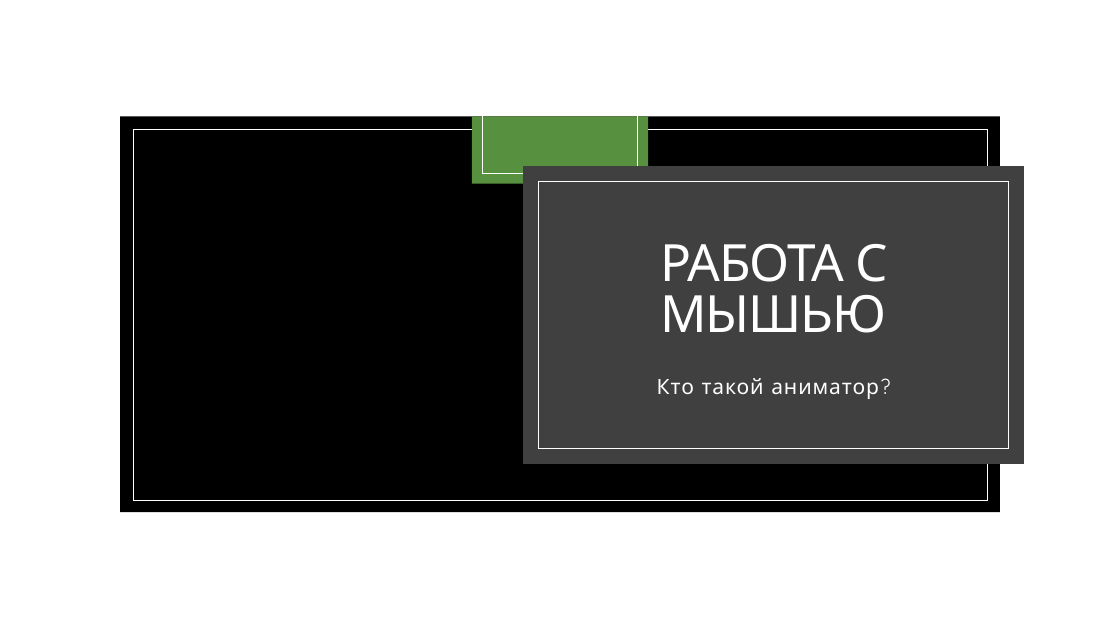
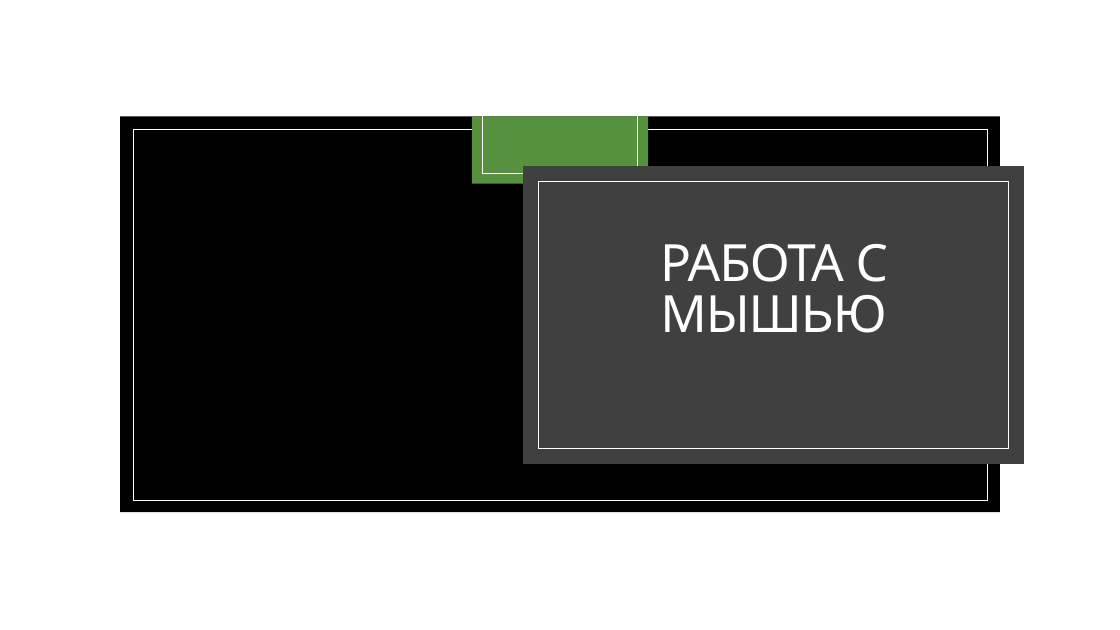
Before and after one commit to IriEfremova/LessonsCube, a slide deck: slide 1 of Unity/Lesson10/Mouse.pptx. Drawn at 1120x630 pixels with LibreOffice and Linux fonts; fonts in the diff are those of the drawing; background and template pictures are left out. Boxes give left, top, right and bottom in pixels: in the first picture for what was removed or moved away, otherwise in the second. Text is boxed around its words. In the diff, an @@ line names an element or a change of style, - is before the commit and + after.

```diff
--- a/Unity/Lesson10/Mouse.pptx
+++ b/Unity/Lesson10/Mouse.pptx
@@ subtitle removed at <box>657,378,879,399</box> @@
-Кто такой аниматор?
```
Also in this commit, not shown: 2 other slides changed, 4 slides added, 3 other files.
